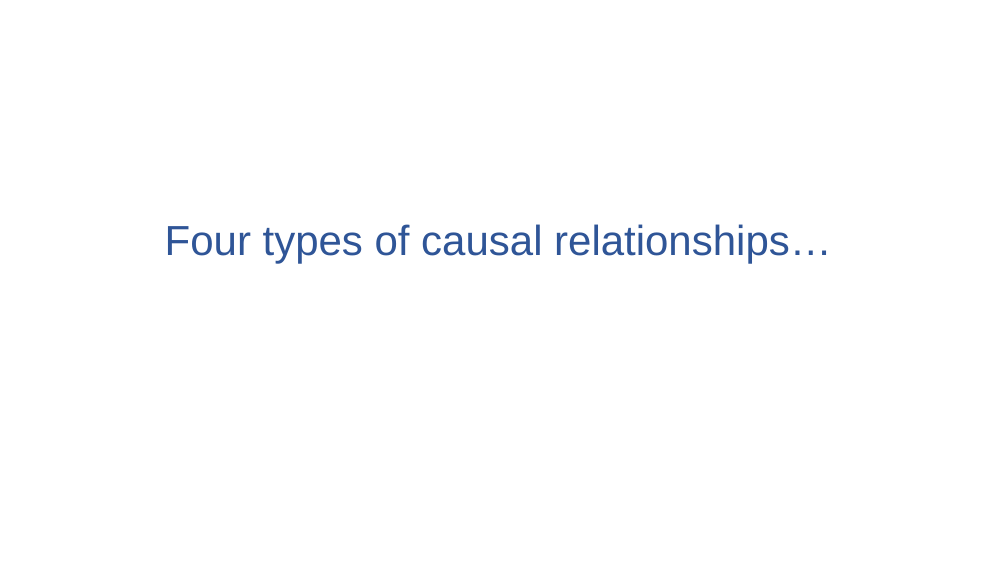
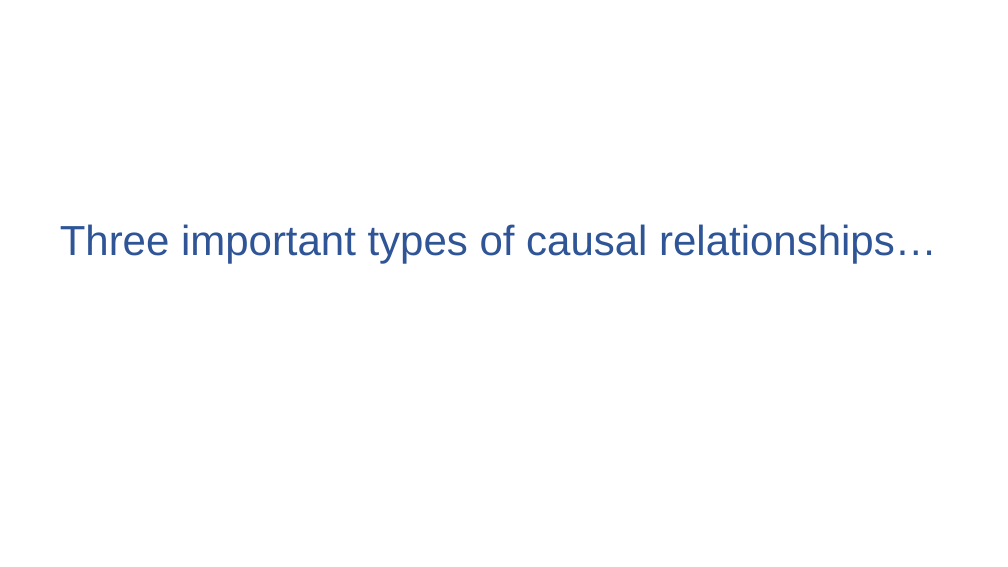
Before and after one commit to ronikobrosly/pydata_nyc_2022, a slide deck: slide 21 of slides/tutorial_slides.pptx (slide 19 before the commit). Drawn at 1008x567 pixels with LibreOffice and Linux fonts; fonts in the diff are those of the drawing. Boxes give left, top, right and bottom in pixels: in the first picture for what was removed or moved away, otherwise in the second. Text is boxed around its words. In the diff, an @@ line names an element or a change of style, - is before the commit and + after.

```diff
--- a/slides/tutorial_slides.pptx
+++ b/slides/tutorial_slides.pptx
@@ title at (60, 224, 937, 263): text changed @@
-Four types of causal relationships…
+Three important types of causal relationships…
```
Also in this commit, not shown: 3 other slides changed, 13 slides added, 4 slides removed, 6 other files.
